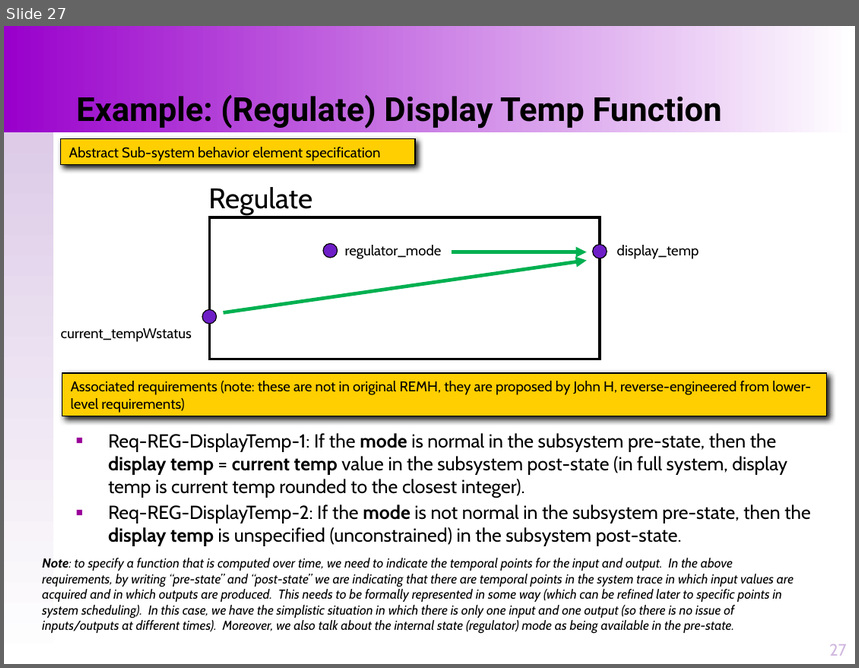
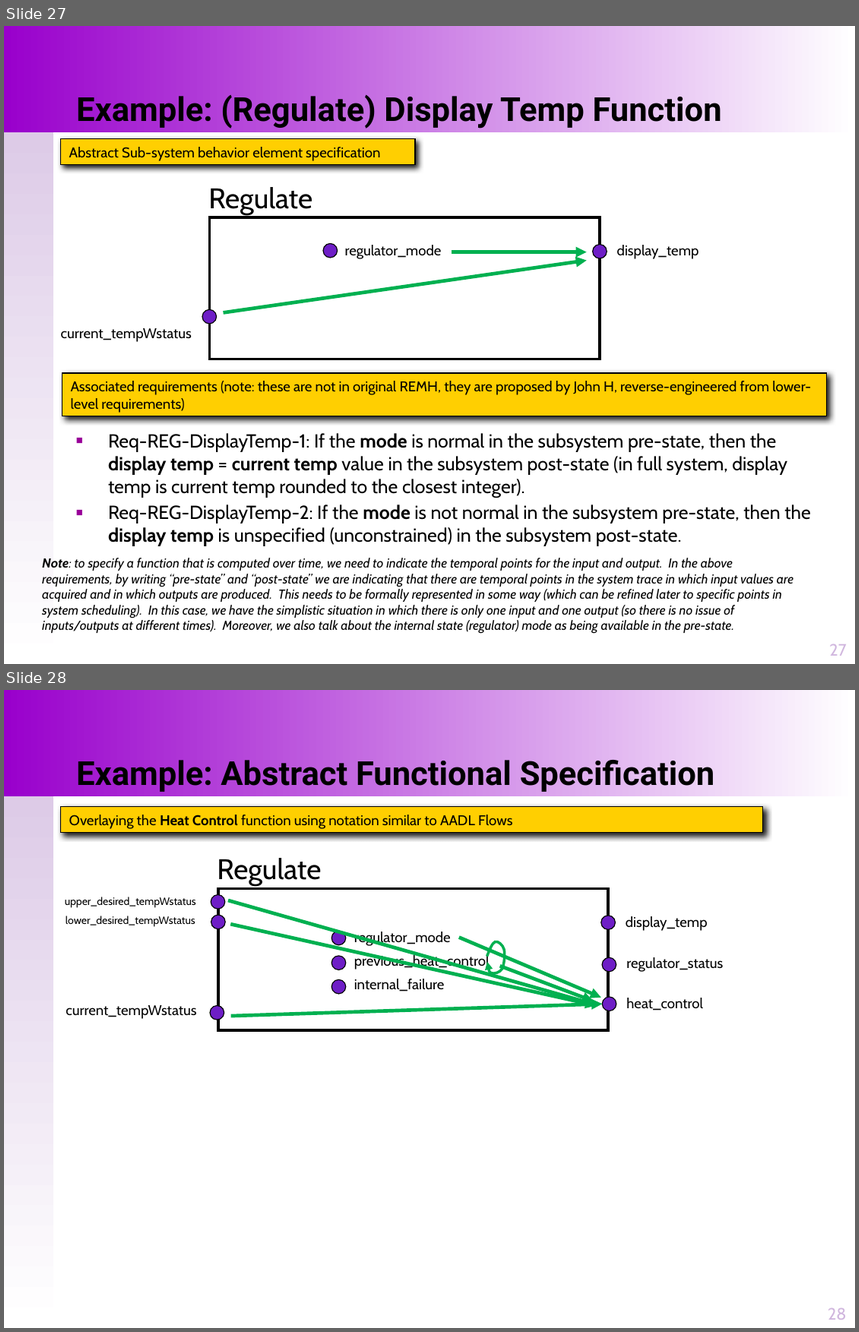
Before and after one commit to loonwerks/INSPECTA-models, a slide deck: GUMBO-compositional-reasoning/GUMBO-system-reasoning-principles.pptx. Shown one above the other, each under a label of ours: slide 27 before the commit, slides 27 and 28 after it. The pictures are 859x668 and 859x1332 pixels, drawn with LibreOffice and Linux fonts; fonts in the diff are those of the drawing. Boxes give left, top, right and bottom in pixels: in the first picture for what was removed or moved away, otherwise in the second. Text is boxed around its words. In the diff, an @@ line names an element or a change of style, - is before the commit and + after.

```diff
--- a/GUMBO-compositional-reasoning/GUMBO-system-reasoning-principles.pptx
+++ b/GUMBO-compositional-reasoning/GUMBO-system-reasoning-principles.pptx
@@ slide 28 added at [4,690,855,1328], background #FFFFFF; not listed: 2 template elements that a slide beside it also shows @@
@@ title added at [76,755,715,793], 28 pt, text #000000, bold @@
+Example: Abstract Functional Specification
@@ rectangle added at [61,806,763,832], fill #FFCF01, outline #000000 1 pt, 12 pt, text #000000 @@
+Overlaying the Heat Control function using notation similar to AADL Flows
@@ text added at [217,858,321,886], 24 pt, text #000000 @@
+Regulate
@@ rectangle added at [218,888,608,1030], outline #000000 2.25 pt @@
@@ text added at [65,897,196,908], 9 pt, text #000000 @@
+upper_desired_tempWstatus
@@ text added at [66,916,196,927], 9 pt, text #000000 @@
+lower_desired_tempWstatus
@@ ellipse added at [211,895,225,910], fill #6E1EC6, outline #000000 0.75 pt @@
@@ ellipse added at [211,915,225,929], fill #6E1EC6, outline #000000 0.75 pt @@
@@ arrow added from (228, 901) to (592, 1004), #00B050 3 pt @@
@@ ellipse added at [601,916,616,930], fill #6E1EC6, outline #000000 0.75 pt @@
@@ text added at [626,916,708,931], 12 pt, text #000000 @@
+display_temp
@@ arrow added from (230, 924) to (597, 1006), #00B050 3 pt @@
@@ ellipse added at [332,931,346,945], fill #6E1EC6, outline #000000 0.75 pt @@
@@ text added at [354,932,451,946], 12 pt, text #000000 @@
+regulator_mode
@@ arrow added from (459, 938) to (601, 997), #00B050 3 pt @@
@@ ellipse added at [332,955,346,970], fill #6E1EC6, outline #000000 0.75 pt @@
@@ text added at [354,954,490,970], 12 pt, text #000000 @@
+previous_heat_control
@@ freeform shape added at [487,942,506,973], outline #00B050 2.25 pt @@
@@ ellipse added at [602,958,617,972], fill #6E1EC6, outline #000000 0.75 pt @@
@@ text added at [626,958,723,972], 12 pt, text #000000 @@
+regulator_status
@@ ellipse added at [332,980,346,994], fill #6E1EC6, outline #000000 0.75 pt @@
@@ text added at [354,979,445,992], 12 pt, text #000000 @@
+internal_failure
@@ arrow added from (500, 966) to (593, 1002), #00B050 3 pt @@
@@ text added at [66,1005,196,1019], 12 pt, text #000000 @@
+current_tempWstatus
@@ ellipse added at [210,1006,224,1021], fill #6E1EC6, outline #000000 0.75 pt @@
@@ arrow added from (231, 1016) to (602, 1004), #00B050 3 pt @@
@@ ellipse added at [602,997,617,1011], fill #6E1EC6, outline #000000 0.75 pt @@
@@ text added at [626,998,703,1011], 12 pt, text #000000 @@
+heat_control
@@ page number added at [828,1309,847,1320], 14 pt, text #D0B6DE @@
+28
```
Also in this commit, not shown: 3 other slides added, 3 other files.
